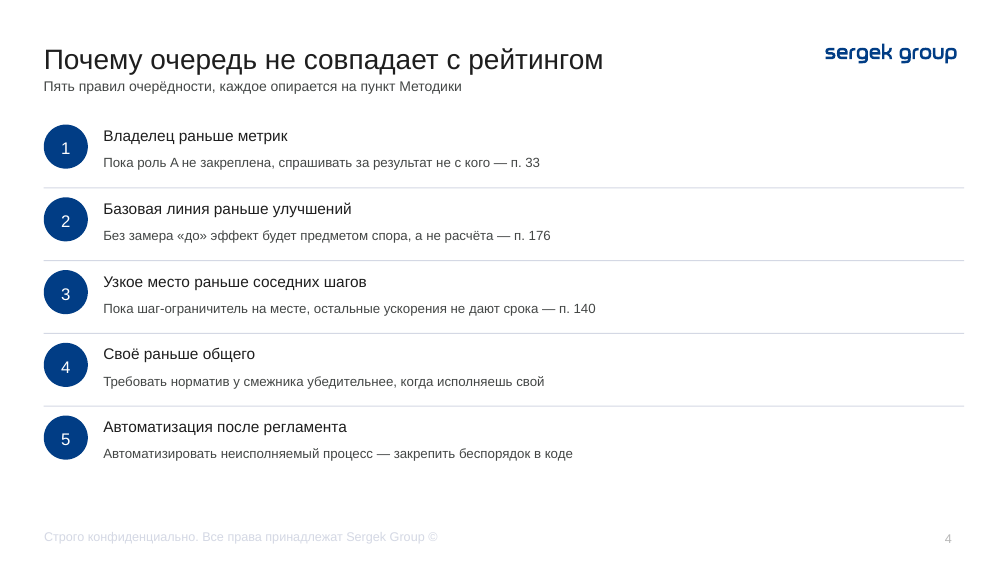
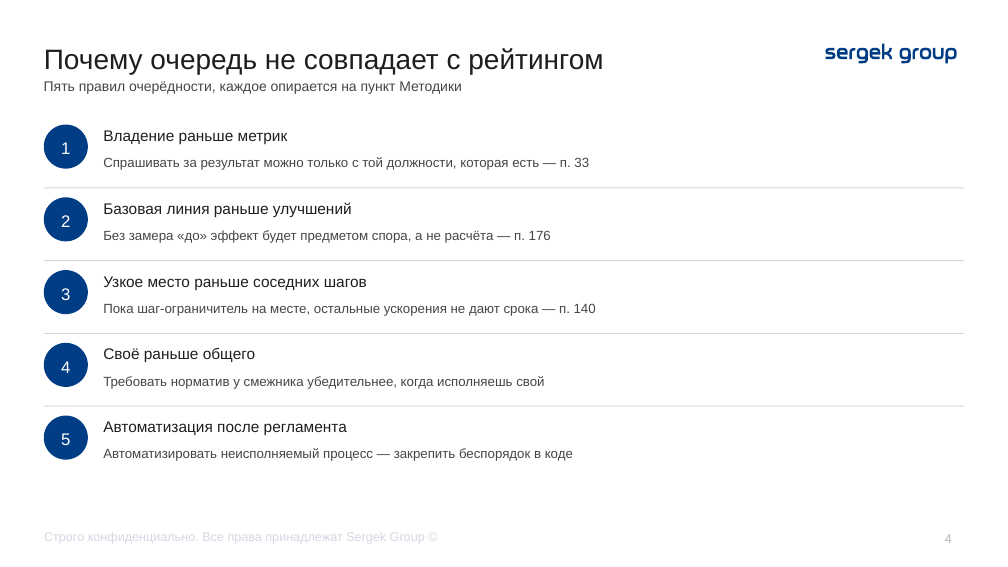
Before and after one commit to TemeshevProject/SG-DUP-Project, a slide deck: slide 4 of dup_project/02_Презентация/ДУП_Приоритеты_реинжиниринга_презентация.pptx. Drawn at 1008x567 pixels with LibreOffice and Linux fonts; fonts in the diff are those of the drawing. Boxes give left, top, right and bottom in pixels: in the first picture for what was removed or moved away, otherwise in the second. Text is boxed around its words. In the diff, an @@ line names an element or a change of style, - is before the commit and + after.

```diff
--- a/dup_project/02_Презентация/ДУП_Приоритеты_реинжиниринга_презентация.pptx
+++ b/dup_project/02_Презентация/ДУП_Приоритеты_реинжиниринга_презентация.pptx
@@ text at (x1=103, y1=130, x2=288, y2=144): text changed @@
-Владелец раньше метрик
+Владение раньше метрик
@@ text at (x1=103, y1=157, x2=589, y2=170): text changed @@
-Пока роль A не закреплена, спрашивать за результат не с кого — п. 33
+Спрашивать за результат можно только с той должности, которая есть — п. 33
```
Also in this commit, not shown: 7 other slides changed, 9 other files.
